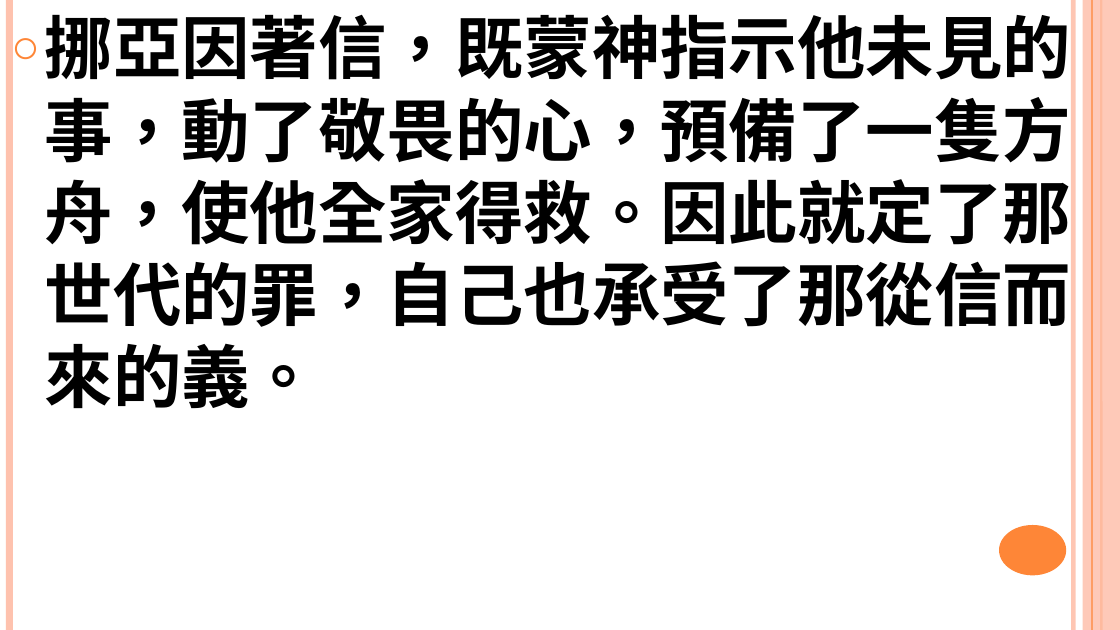
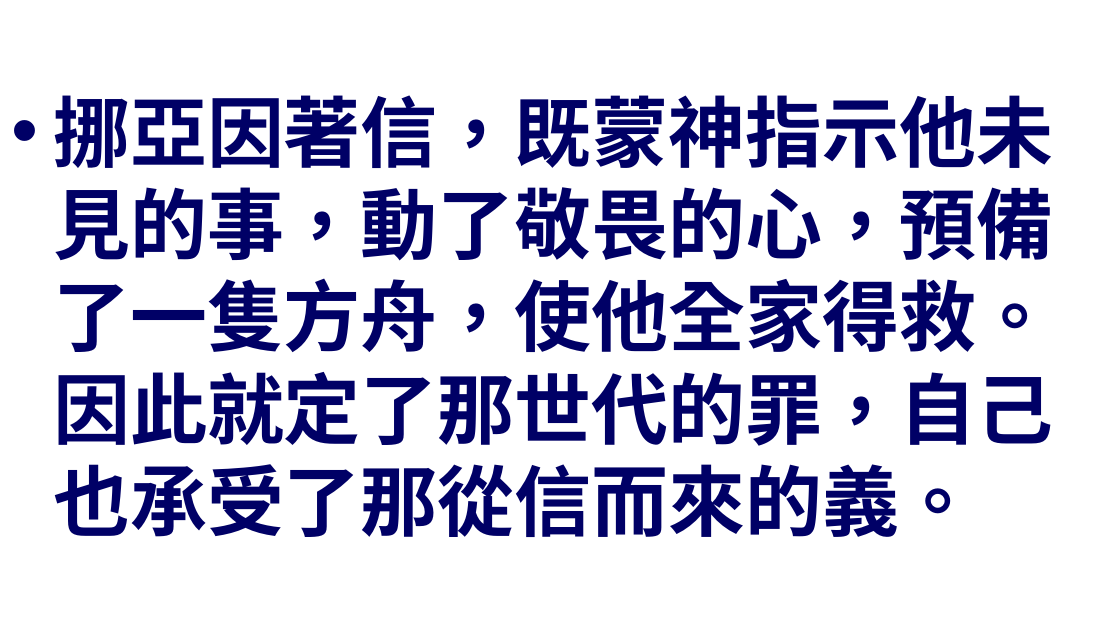
Before and after one commit to batisuoc/worship-resources, a slide deck: slide 7 of 66信心.pptx (slide 5 before the commit). Drawn at 1120x630 pixels with LibreOffice and Linux fonts; fonts in the diff are those of the drawing; background and template pictures are left out. Boxes give left, top, right and bottom in pixels: in the first picture for what was removed or moved away, otherwise in the second. Text is boxed around its words. In the diff, an @@ line names an element or a change of style, - is before the commit and + after.

```diff
--- a/66信心.pptx
+++ b/66信心.pptx
@@ text "挪亞因著信，既蒙神指示他未見的事，動了敬畏的心，預備了一隻方舟，使他全家得救。因此就定了那世代的罪，自己也承受了那從信而 ..." at [53,95,1053,537]: size 44 to 49.5 pt, text colour #000000 to #000066; bullet ○ to •; more space between paragraphs; vertical alignment top to middle @@
@@ line removed from (9, 0) to (9, 629) @@
@@ line removed from (1073, 0) to (1073, 629) @@
@@ rectangle removed at [1083,0,1120,629] @@
@@ line removed from (1092, 0) to (1092, 629) @@
@@ line removed from (1101, 0) to (1101, 629) @@
@@ ellipse removed at [999,525,1066,576] @@
```
Also in this commit, not shown: 5 other slides changed, 2 slides added.
